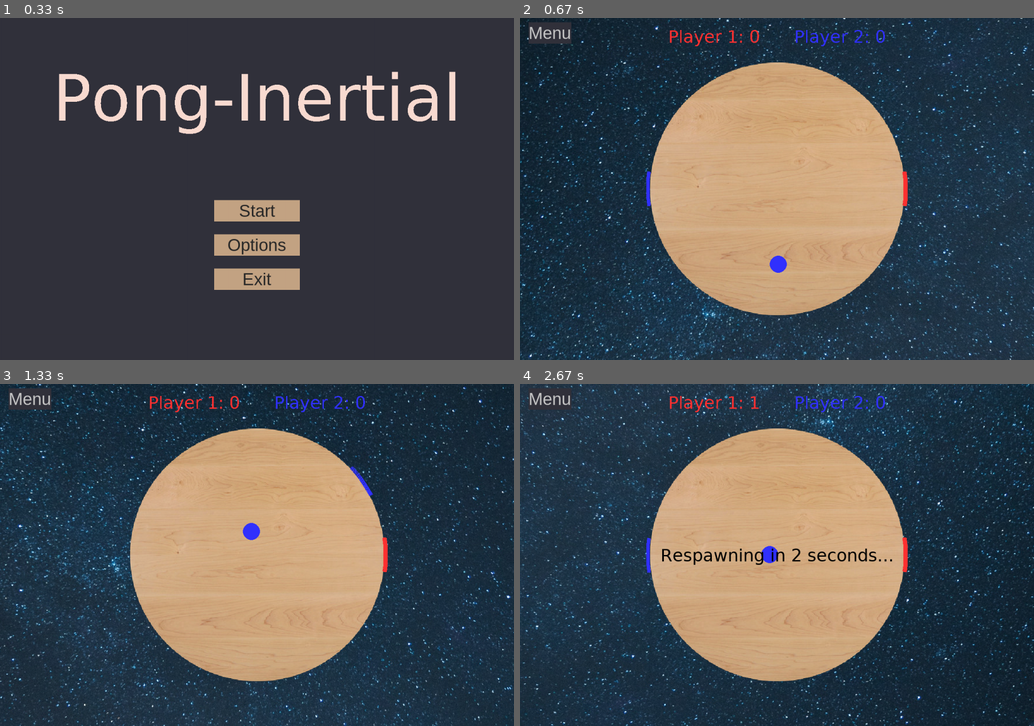
Above: before the commit, frames 1-4 (two rows, left to right).
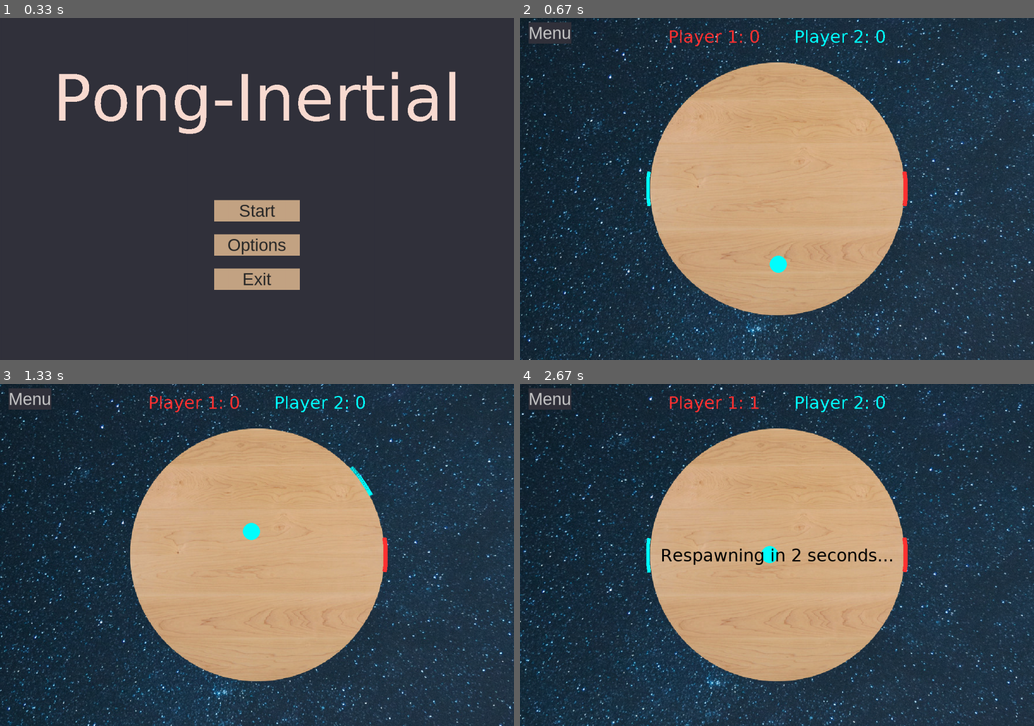
Above: after the commit, the same moments.

Repository: sandhyarottoo/phys-hackathon-2023
Game: pygame game, started from main.py
Two runs of this game, one before a commit and one after it. Both use one fixed random seed, a clock stepped at 60 frames per second and the inputs below.
Inputs (mouse positions are in pixels of both pictures, inside the frame that each line leads up to):
- Up to frame 1 (0.33 s): no input
- Up to frame 2 (0.67 s): click (777, 209) at 0.38 s
- Up to frame 3 (1.33 s): hold Right 0.67-1.13 s; hold Right from 1.17 s (still down)
- Up to frame 4 (2.67 s): release Right at 1.63 s; hold Left 1.67-2.2 s; hold Left 2.23-2.63 s

Frame 1 is identical in both runs. In frame 2, 8.4% of the frame differs, in the area x 0-100%, y 0-100%; in frame 3, 11%; in frame 4, 14%.

Commit message:
WEEEEEEE

Diff:
--- a/main.py
+++ b/main.py
@@ -17,7 +17,7 @@
 # path = '/Users/sandhya/phys-hackathon-2023/'
 path = ''
 if os.getcwd().split('/')[-1] != "phys-hackathon-2023":
-    path = input("write the path to the 'phys-hackathon-2023' folder here:")
+    path = path = '/Users/sandhya/phys-hackathon-2023/' #input("write the path to the 'phys-hackathon-2023' folder here:")
 
 
 # Constants
@@ -32,7 +32,7 @@
 white = (255,255,255)
 SURFACE_COLOR = (50, 50, 60)
 PLAYER1_COLOR = (255, 50, 50)
-PLAYER2_COLOR = (50, 50, 255)
+PLAYER2_COLOR = (0, 255, 255)
 DISK_RADIUS = 300
 PLAYER_RADIUS = 305
 PLAYER_WIDTH = 8
@@ -426,11 +426,11 @@
 circles.add(circle)
 
 # Create disk (table top)
-disk = pygame.image.load("MultiMedia/TableTop.png").convert_alpha()
+disk = pygame.image.load(path+ "MultiMedia/TableTop.png").convert_alpha()
 disk = pygame.transform.scale(disk, (DISK_RADIUS*2, DISK_RADIUS*2))
 
 # Create background
-bg = pygame.image.load("MultiMedia/background.png").convert_alpha()
+bg = pygame.image.load(path+"MultiMedia/background.png").convert_alpha()
 bg = pygame.transform.scale_by(bg, (1.1, 1.1))
 
 # create a point charge
@@ -566,7 +566,7 @@
         bg_rotation = pygame.transform.rotate(bg, angle)
         bg_rect = bg_rotation.get_rect(center = bg_rotation.get_rect(center = (WIDTH//2, HEIGHT//2)).center)
         screen.blit(bg_rotation, bg_rect) # background
-        angle -= W_PLATFORM*360/(2*np.pi) * dt *1000
+        angle -= W_PLATFORM*360/(2*np.pi) * dt *100
 
         # places table top
         screen.blit(disk, (WIDTH/2-300,HEIGHT/2-300))
